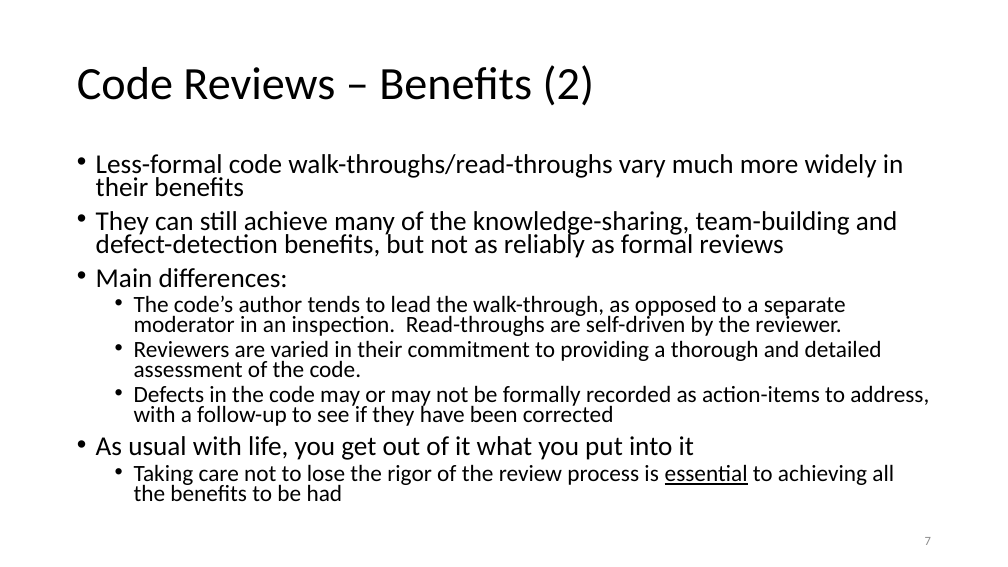
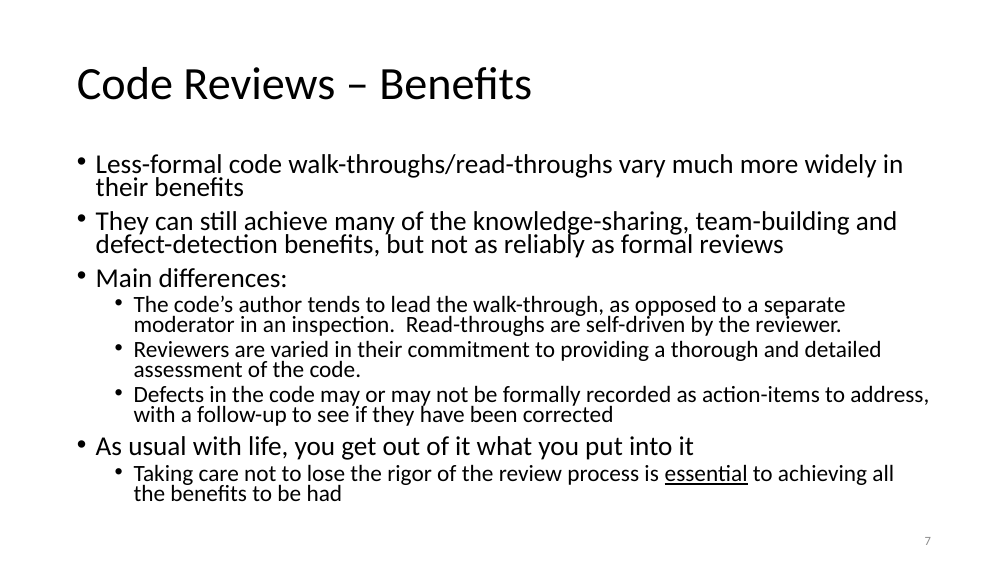
Before and after one commit to birajnp/Code-Review, a slide deck: slide 7 of presentations/CollaborativeConstruction.pptx. Drawn at 1008x567 pixels with LibreOffice and Linux fonts; fonts in the diff are those of the drawing. Boxes give left, top, right and bottom in pixels: in the first picture for what was removed or moved away, otherwise in the second. Text is boxed around its words. In the diff, an @@ line names an element or a change of style, - is before the commit and + after.

```diff
--- a/presentations/CollaborativeConstruction.pptx
+++ b/presentations/CollaborativeConstruction.pptx
@@ title at (x1=77, y1=67, x2=532, y2=100): text changed @@
-Code Reviews – Benefits (2)
+Code Reviews – Benefits
```
Also in this commit, not shown: 2 other slides changed, 1 other file.
